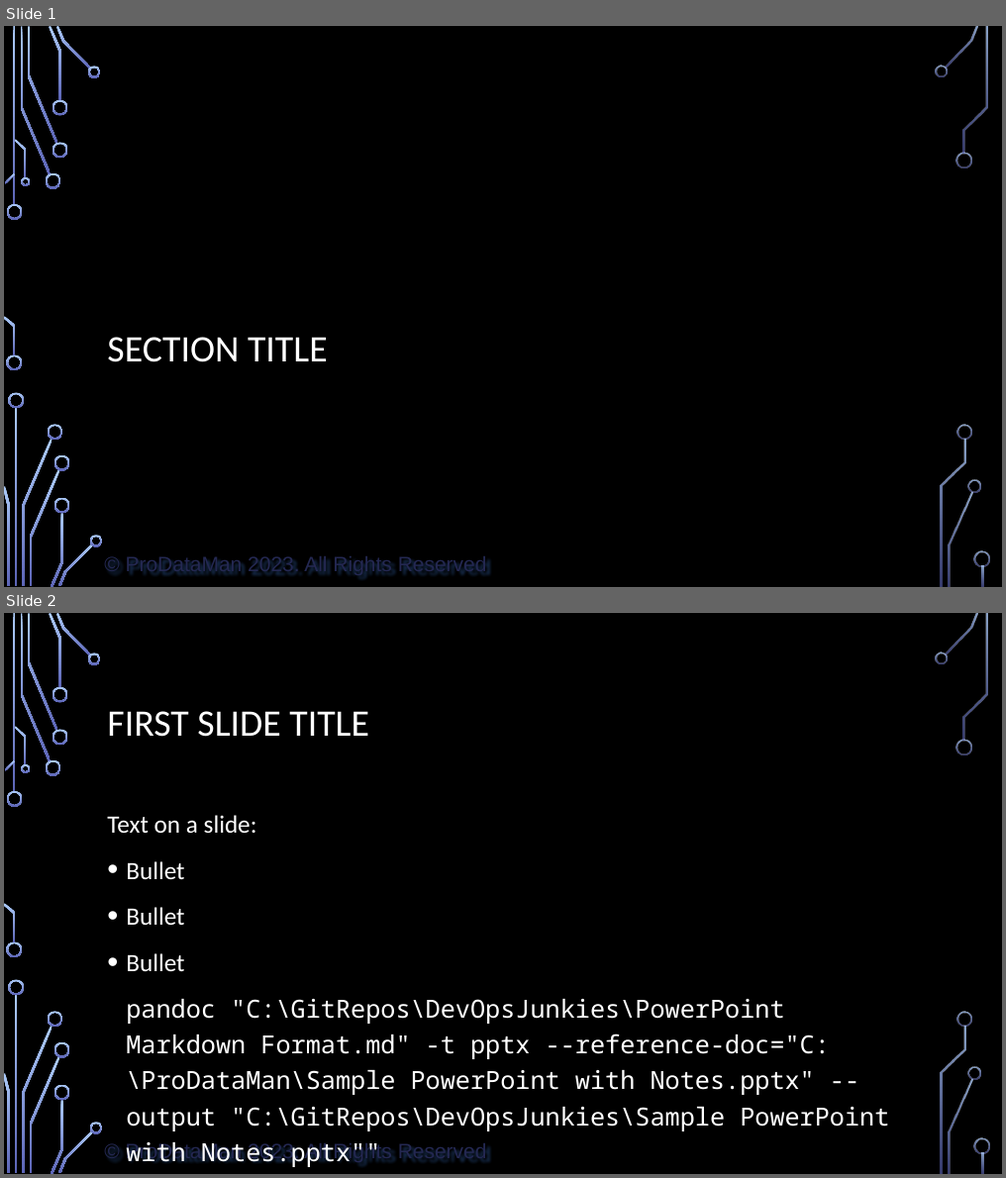
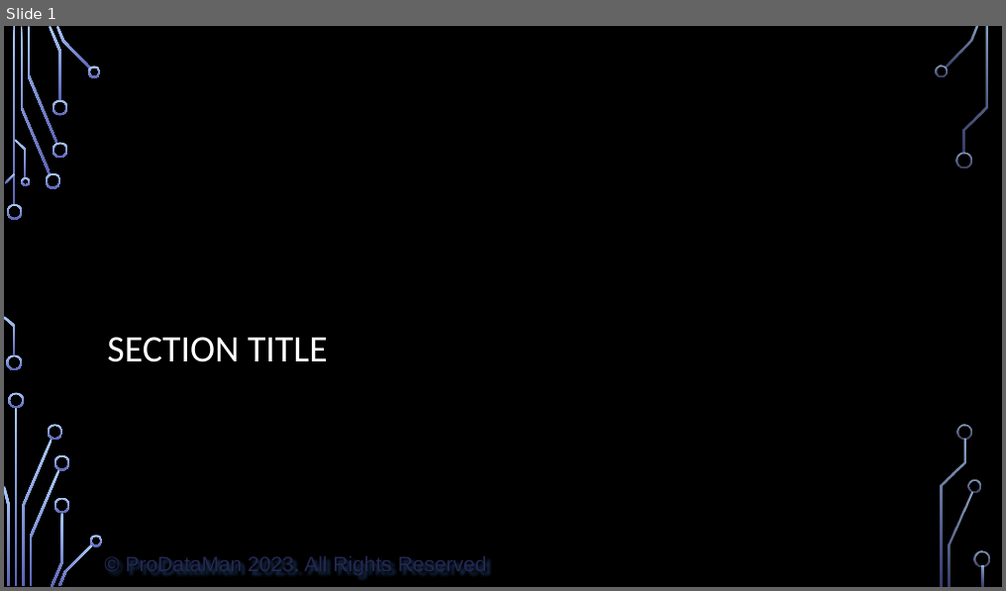
Before and after one commit to ProDataMan/Course-Outlines, a slide deck: Sample PowerPoint with Notes.pptx. Shown one above the other, each under a label of ours: slides 1 and 2 before the commit, slide 1 after it. The pictures are 1006x1178 and 1006x591 pixels, drawn with LibreOffice and Linux fonts; fonts in the diff are those of the drawing; background and template pictures are left out. Boxes give left, top, right and bottom in pixels: in the first picture for what was removed or moved away, otherwise in the second. Text is boxed around its words. In the diff, an @@ line names an element or a change of style, - is before the commit and + after.

```diff
--- a/Sample PowerPoint with Notes.pptx
+++ b/Sample PowerPoint with Notes.pptx
@@ slide 2 removed at [4, 613, 1002, 1174], background picture (left out); not listed: 37 template elements that a slide beside it also shows @@
@@ title removed at [107, 711, 369, 737] @@
-FIRST SLIDE TITLE
@@ text removed at [107, 815, 889, 1167] @@
-Text on a slide:
-• Bullet
-• Bullet
-• Bullet
-pandoc "C:\GitRepos\DevOpsJunkies\PowerPoint Markdown Format.md" -t pptx --reference-doc="C:\ProDataMan\Sample PowerPoint with Notes.pptx" --output "C:\GitRepos\DevOpsJunkies\Sample PowerPoint with Notes.pptx""
-Goggles Home Page
```
Also in this commit, not shown: 1 slide changed, 21 slides added, 3 other slides removed, 3 other files.
